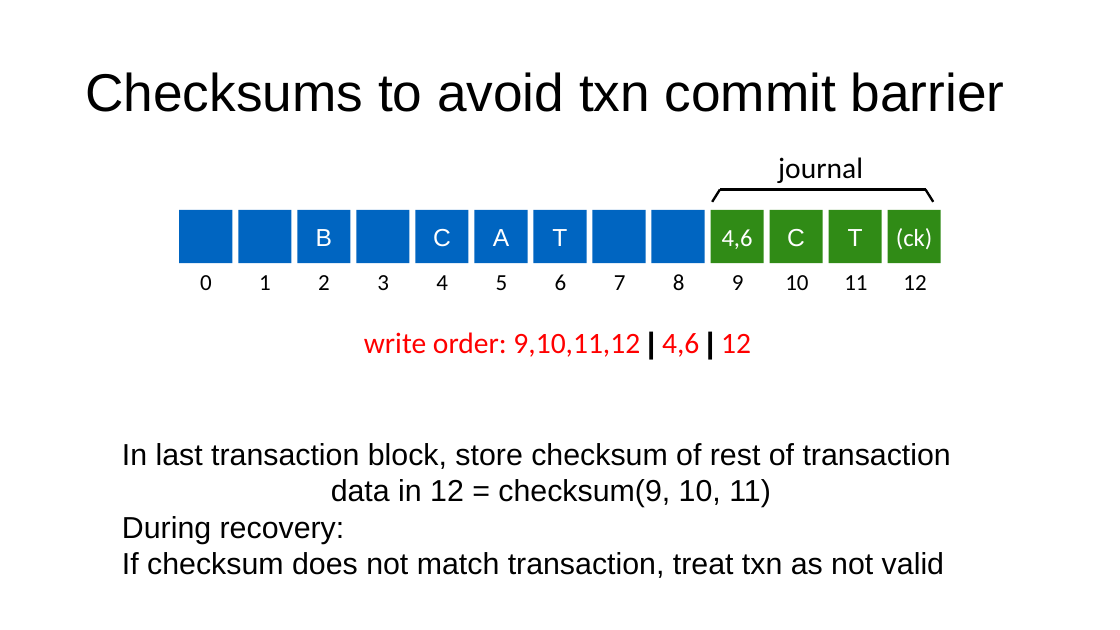
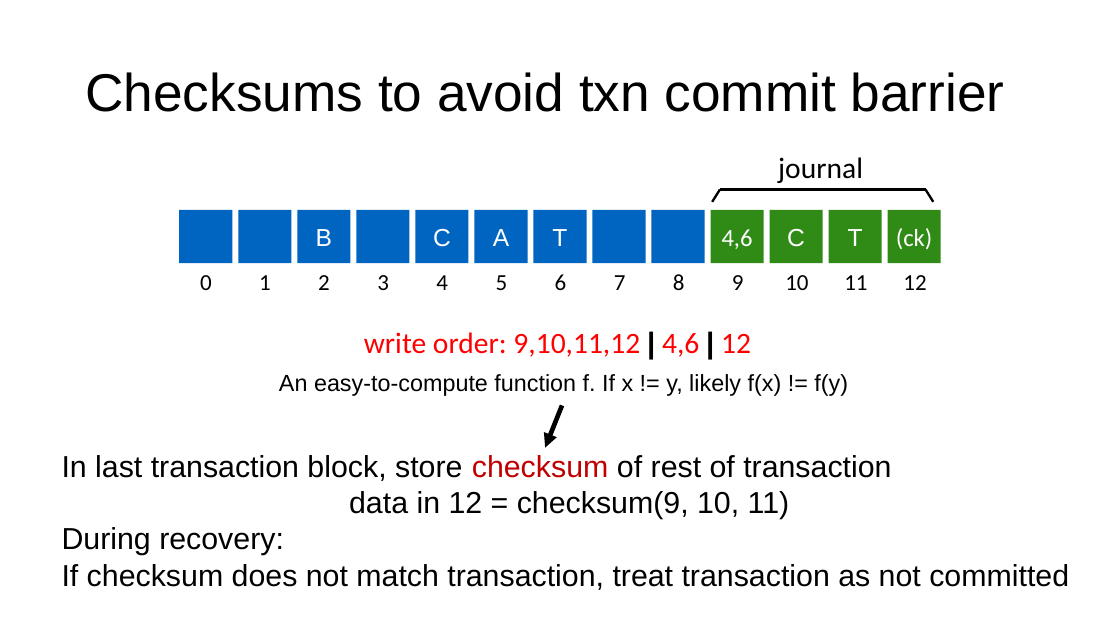
Before and after one commit to ngsrinivas/coursegen, a slide deck: slide 46 of ex/416-F23/staging/416-F23/lectures/13-crash-consistency.pptx (slide 45 before the commit). Drawn at 1120x630 pixels with LibreOffice and Linux fonts; fonts in the diff are those of the drawing. Boxes give left, top, right and bottom in pixels: in the first picture for what was removed or moved away, otherwise in the second. Text is boxed around its words. In the diff, an @@ line names an element or a change of style, - is before the commit and + after.

```diff
--- a/ex/416-F23/staging/416-F23/lectures/13-crash-consistency.pptx
+++ b/ex/416-F23/staging/416-F23/lectures/13-crash-consistency.pptx
@@ text added at box(279, 374, 848, 396), 20 pt, text #000000 @@
+An easy-to-compute function f. If x != y, likely f(x) != f(y)
@@ arrow added from (562, 406) to (545, 448), #000000 4 pt @@
@@ text "In last transaction block, store ...": place and size @@
-text "In last transaction block, store ..." at box(122, 443, 951, 578)
+text "In last transaction block, store ..." at box(62, 455, 1069, 590)
@@ text at box(62, 455, 891, 481): text colour #000000 to #C00000 in "checksum" @@
@@ text at box(62, 527, 1069, 590): text changed @@
-During recovery:
-If checksum does not match transaction, treat txn as not valid
+During recovery:
+If checksum does not match transaction, treat transaction as not committed
```
Also in this commit, not shown: 28 other slides changed, 1 slide removed, 1 other file.
